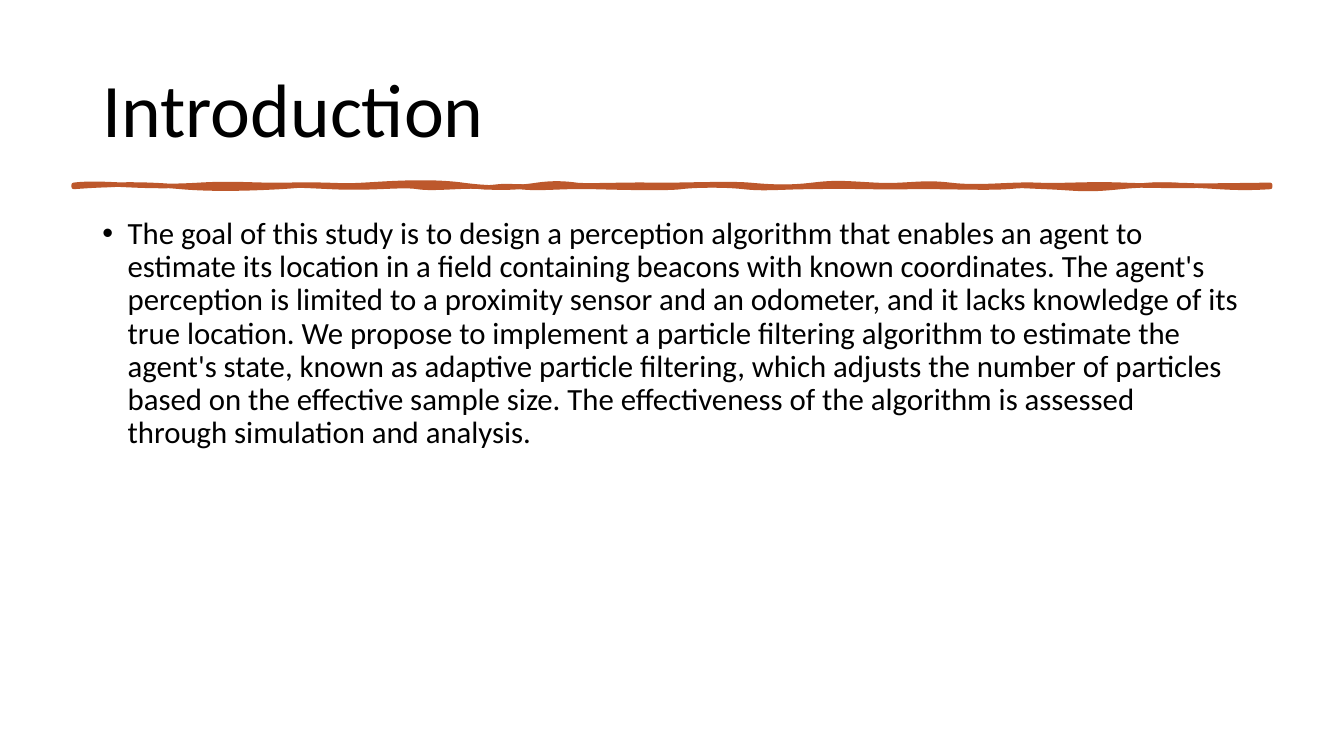
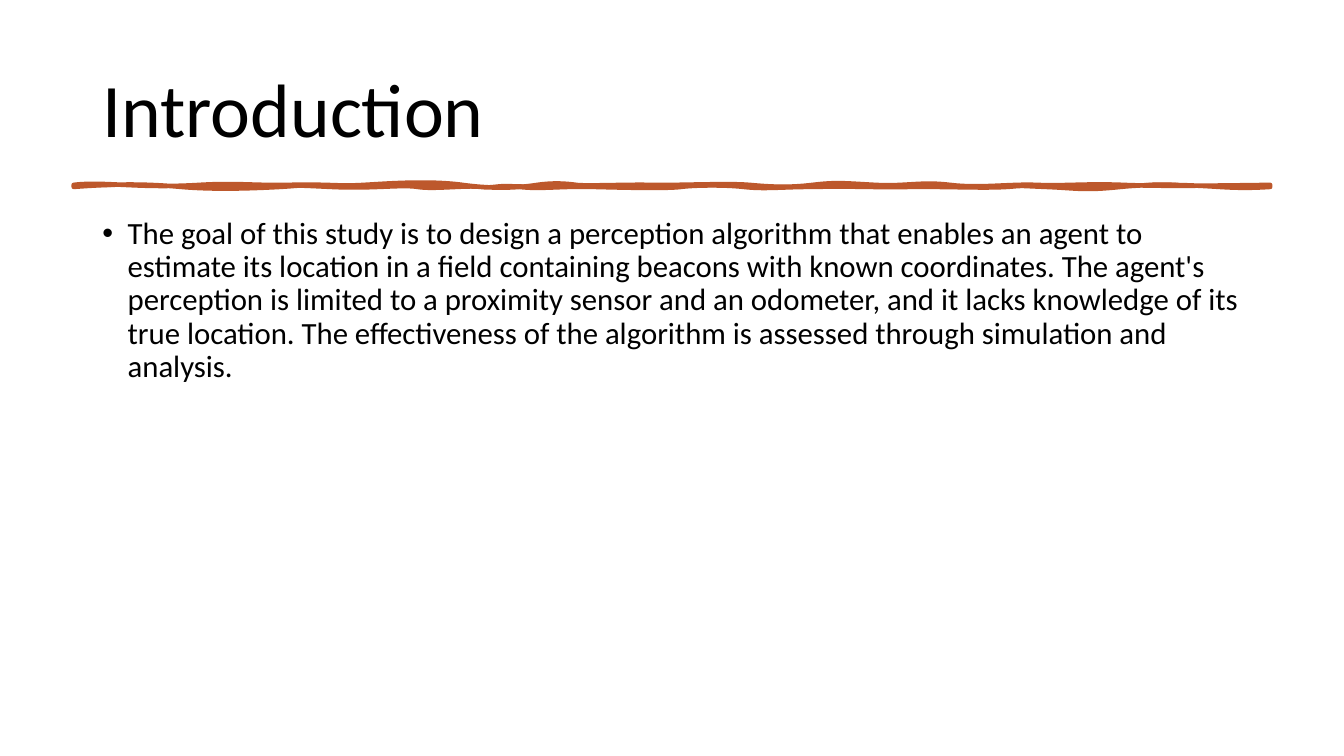
Before and after one commit to yarin4444/INFORMATION-PROCESSING-IN-AUTONOMOUS-SYSTEMS, a slide deck: slide 3 of Presentation.pptx. Drawn at 1344x756 pixels with LibreOffice and Linux fonts; fonts in the diff are those of the drawing. Boxes give left, top, right and bottom in pixels: in the first picture for what was removed or moved away, otherwise in the second. Text is boxed around its words. In the diff, an @@ line names an element or a change of style, - is before the commit and + after.

```diff
--- a/Presentation.pptx
+++ b/Presentation.pptx
@@ text at (128, 222, 1237, 382): text changed @@
-• The goal of this study is to design a perception algorithm that enables an agent to estimate its location in a field containing beacons with known coordinates. The agent's perception is limited to a proximity sensor and an odometer, and it lacks knowledge of its true location. We propose to implement a particle filtering algorithm to estimate the agent's state, known as adaptive particle filtering, which adjusts the number of particles based on the effective sample size. The effectiveness of the algorithm is assessed through simulation and analysis.
+• The goal of this study is to design a perception algorithm that enables an agent to estimate its location in a field containing beacons with known coordinates. The agent's perception is limited to a proximity sensor and an odometer, and it lacks knowledge of its true location. The effectiveness of the algorithm is assessed through simulation and analysis.
```
Also in this commit, not shown: 4 other slides changed.
